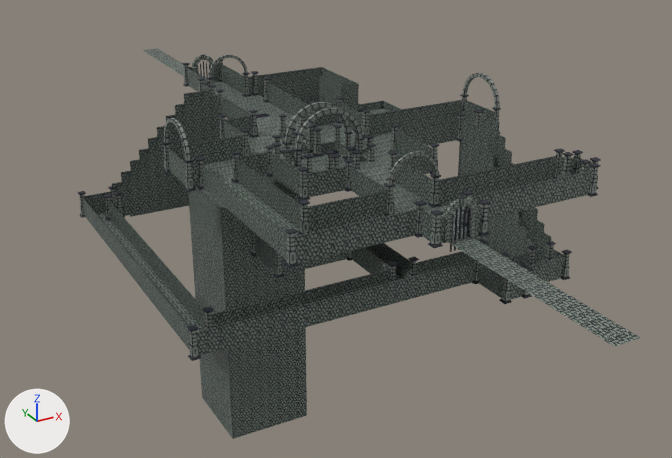
Two versions of the FBX model Maps/Level2/Level2.fbx, one commit apart.
Both versions are drawn from a 50 mm camera at (-54.0, -109.8, 46.5) aimed at (5.5, -1.6, -7.6). The lights are fixed; the arrows at lower left show +X, +Y and +Z. Where no turn or scale is listed for an object, it has been applied to the vertices. Vertices at the same position are counted once.

Objects in the first picture: 'Level2'.
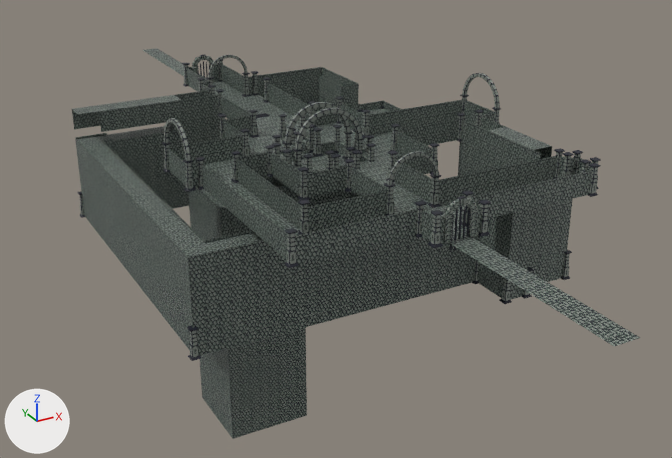
Where the newer file only moved an object's origin or applied its transform, the numbers keep the older frame.

Where the change shows, as pixel boxes (x1, y1, x2, y2) in the pictures (672 x 458 px):
'Level2', reshaped: before (78, 48, 640, 439); after (72, 48, 640, 439)
part 1 of me_mesh, added: after (94, 116, 100, 126)
part 2 of me_mesh, added: after (83, 112, 94, 118)
part 3 of me_mesh, added: after (84, 116, 95, 128)
part 4 of me_mesh, added: after (72, 110, 84, 119)
part 5 of me_mesh, added: after (73, 118, 85, 129)
part 6 of me_mesh, added: after (171, 100, 182, 111)
part 7 of me_mesh, added: after (162, 111, 172, 123)
part 8 of me_mesh, added: after (161, 101, 172, 113)
part 9 of me_mesh, added: after (151, 103, 162, 114)
part 10 of me_mesh, added: after (152, 113, 163, 124)
part 11 of me_mesh, added: after (141, 104, 152, 116)
part 12 of me_mesh, added: after (142, 114, 153, 126)
part 13 of me_mesh, added: after (131, 106, 142, 117)
part 14 of me_mesh, added: after (132, 116, 143, 127)
part 15 of me_mesh, added: after (120, 107, 131, 119)
part 16 of me_mesh, added: after (121, 117, 132, 129)
part 17 of me_mesh, built on: before (266, 286, 286, 300); after (72, 92, 573, 335)

What changed in the scene script:
```text
Add mat_wall_mat1:
    mat_wall_mat1 = bpy.data.materials.new('wall_mat1')
    # uses the picture img_wall_tex_png
Change me_mesh:
    remove me_mesh.from_pydata(...)  # 25227 vertices, 22658 faces; spans x -26.1..26.1, y -62.2..62.2, z -24.7..24.7
    add me_mesh.from_pydata(...)  # 29021 vertices, 24005 faces; spans x -26.1..26.1, y -62.2..62.2, z -24.7..24.7
    me_mesh part 1: the loose piece of 4 vertices spanning x -19.5..-18.0, y 18.7, z 3.5..5.0 is copied, and the copy is moved by (-3.0, 0.0, 13.5), in mat_wall_mat1; it spans x -22.5..-21.0, y 18.7, z 17.0..18.5
    me_mesh part 2: the loose piece of 4 vertices spanning x -6.0..-4.5, y 18.7, z 18.5..20.0 is copied, and the copy is moved by (-18.0, 0.0, 0.0), in mat_wall_mat1; it spans x -24.0..-22.5, y 18.7, z 18.5..20.0
    me_mesh part 3: the loose piece of 4 vertices spanning x -19.5..-18.0, y 18.7, z 3.5..5.0 is copied, and the copy is moved by (-4.5, 0.0, 13.5), in mat_wall_mat1; it spans x -24.0..-22.5, y 18.7, z 17.0..18.5
    me_mesh part 4: the loose piece of 4 vertices spanning x -6.0..-4.5, y 18.7, z 18.5..20.0 is copied, and the copy is moved by (-19.5, 0.0, 0.0), in mat_wall_mat1; it spans x -25.5..-24.0, y 18.7, z 18.5..20.0
    me_mesh part 5: the loose piece of 4 vertices spanning x -19.5..-18.0, y 18.7, z 3.5..5.0 is copied, and the copy is moved by (-6.0, 0.0, 13.5), in mat_wall_mat1; it spans x -25.5..-24.0, y 18.7, z 17.0..18.5
    me_mesh part 6: the loose piece of 4 vertices spanning x -6.0..-4.5, y 18.7, z 18.5..20.0 is copied, and the copy is moved by (-6.0, -3.0, 0.0), in mat_wall_mat1; it spans x -12.0..-10.5, y 15.7, z 18.5..20.0
    me_mesh part 7: the loose piece of 4 vertices spanning x -6.0..-4.5, y 18.7, z 18.5..20.0 is copied, and the copy is moved by (-7.5, -3.0, -1.5), in mat_wall_mat1; it spans x -13.5..-12.0, y 15.7, z 17.0..18.5
    me_mesh part 8: the loose piece of 4 vertices spanning x -6.0..-4.5, y 18.7, z 18.5..20.0 is copied, and the copy is moved by (-7.5, -3.0, 0.0), in mat_wall_mat1; it spans x -13.5..-12.0, y 15.7, z 18.5..20.0
    me_mesh part 9: the loose piece of 4 vertices spanning x -6.0..-4.5, y 18.7, z 18.5..20.0 is copied, and the copy is moved by (-9.0, -3.0, 0.0), in mat_wall_mat1; it spans x -15.0..-13.5, y 15.7, z 18.5..20.0
    me_mesh part 10: the loose piece of 4 vertices spanning x -6.0..-4.5, y 18.7, z 18.5..20.0 is copied, and the copy is moved by (-9.0, -3.0, -1.5), in mat_wall_mat1; it spans x -15.0..-13.5, y 15.7, z 17.0..18.5
    me_mesh part 11: the loose piece of 4 vertices spanning x -6.0..-4.5, y 18.7, z 18.5..20.0 is copied, and the copy is moved by (-10.5, -3.0, 0.0), in mat_wall_mat1; it spans x -16.5..-15.0, y 15.7, z 18.5..20.0
    me_mesh part 12: the loose piece of 4 vertices spanning x -6.0..-4.5, y 18.7, z 18.5..20.0 is copied, and the copy is moved by (-10.5, -3.0, -1.5), in mat_wall_mat1; it spans x -16.5..-15.0, y 15.7, z 17.0..18.5
    me_mesh part 13: the loose piece of 4 vertices spanning x -6.0..-4.5, y 18.7, z 18.5..20.0 is copied, and the copy is moved by (-12.0, -3.0, 0.0), in mat_wall_mat1; it spans x -18.0..-16.5, y 15.7, z 18.5..20.0
    me_mesh part 14: the loose piece of 4 vertices spanning x -21.0..-19.5, y 15.7, z 3.8..5.3 is copied, and the copy is moved by (3.0, 0.0, 13.2), in mat_wall_mat1; it spans x -18.0..-16.5, y 15.7, z 17.0..18.5
    me_mesh part 15: the loose piece of 4 vertices spanning x -21.0..-19.5, y 15.7, z 3.8..5.3 is copied, and the copy is moved by (1.5, 0.0, 14.7), in mat_wall_mat1; it spans x -19.5..-18.0, y 15.7, z 18.5..20.0
    me_mesh part 16: the loose piece of 4 vertices spanning x -21.0..-19.5, y 15.7, z 3.8..5.3 is copied, and the copy is moved by (1.5, 0.0, 13.2), in mat_wall_mat1; it spans x -19.5..-18.0, y 15.7, z 17.0..18.5
    me_mesh part 17: 8 vertices removed from x -10.3..-1.5, y -5.3..6.7, z -8.2..-3.7; 3676 vertices added at x -25.5..22.5, y -32.3..18.7, z 6.5..20.0
    add me_mesh.materials.append(mat_wall_mat1)
```
